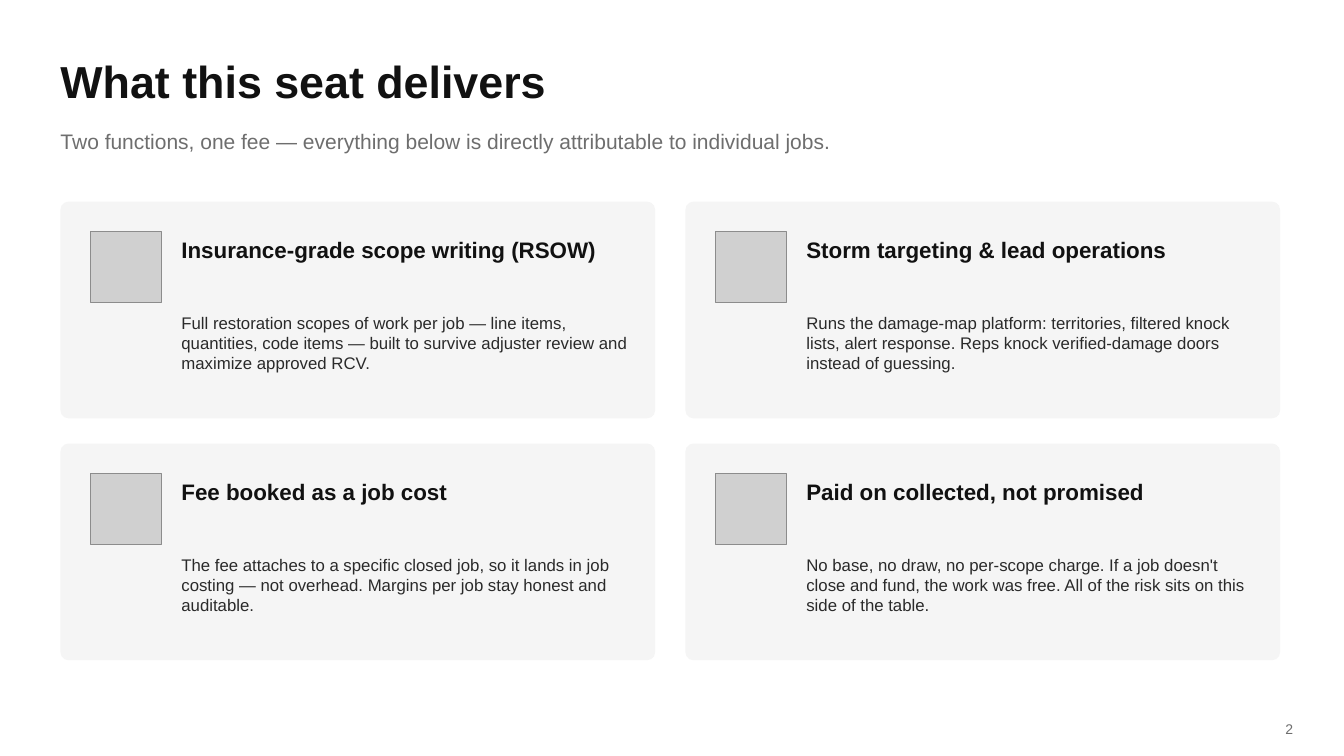
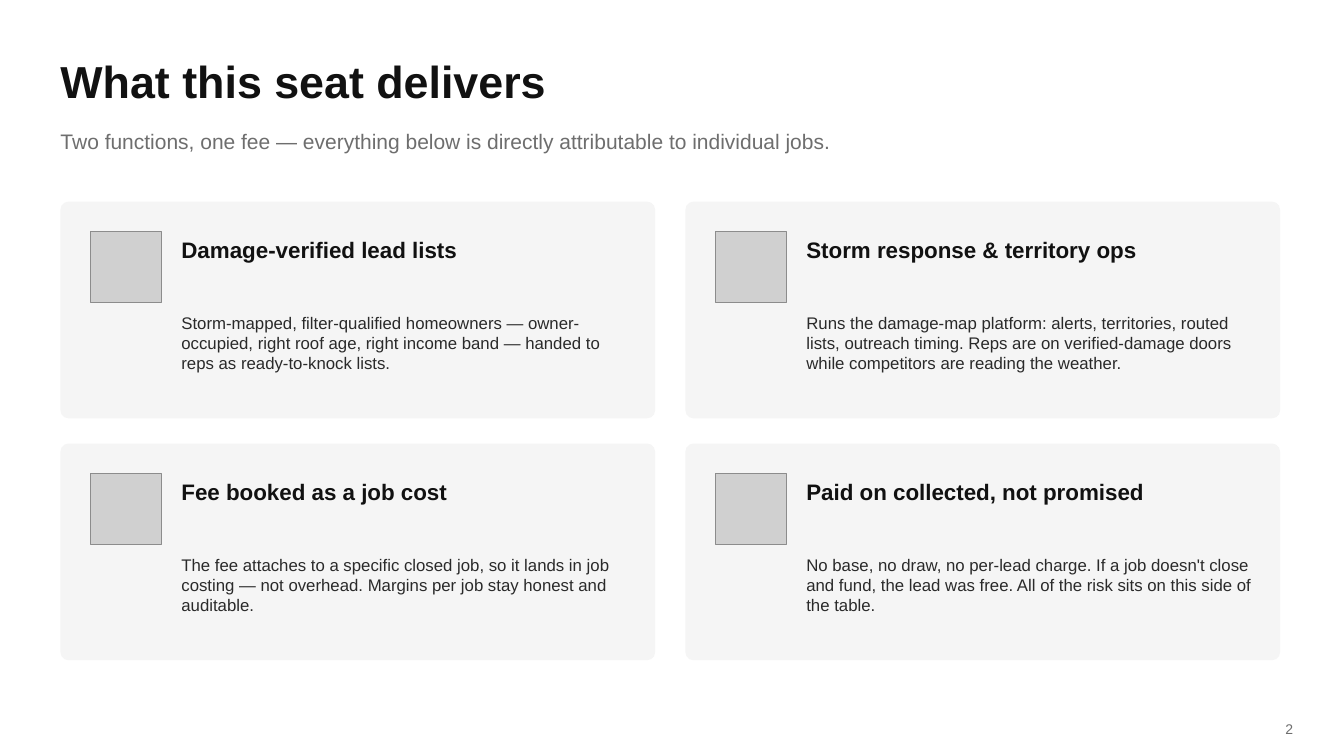
Before and after one commit to DommyD26/roofing-site-template, a slide deck: slide 2 of pitch/Commission-Plan.pptx. Drawn at 1344x756 pixels with LibreOffice and Linux fonts; fonts in the diff are those of the drawing; grey boxes stand for pictures. Boxes give left, top, right and bottom in pixels: in the first picture for what was removed or moved away, otherwise in the second. Text is boxed around its words. In the diff, an @@ line names an element or a change of style, - is before the commit and + after.

```diff
--- a/pitch/Commission-Plan.pptx
+++ b/pitch/Commission-Plan.pptx
@@ text at <box>181,241,457,263</box>: text changed @@
-Insurance-grade scope writing (RSOW)
+Damage-verified lead lists
@@ text at <box>806,241,1137,263</box>: text changed @@
-Storm targeting & lead operations
+Storm response & territory ops
@@ text at <box>181,317,600,373</box>: text changed @@
-Full restoration scopes of work per job — line items, quantities, code items — built to survive adjuster review and maximize approved RCV.
+Storm-mapped, filter-qualified homeowners — owner-occupied, right roof age, right income band — handed to reps as ready-to-knock lists.
@@ text at <box>806,317,1231,373</box>: text changed @@
-Runs the damage-map platform: territories, filtered knock lists, alert response. Reps knock verified-damage doors instead of guessing.
+Runs the damage-map platform: alerts, territories, routed lists, outreach timing. Reps are on verified-damage doors while competitors are reading the weather.
@@ text at <box>806,559,1251,611</box>: text changed @@
-No base, no draw, no per-scope charge. If a job doesn't close and fund, the work was free. All of the risk sits on this side of the table.
+No base, no draw, no per-lead charge. If a job doesn't close and fund, the lead was free. All of the risk sits on this side of the table.
```
Also in this commit, not shown: 6 other slides changed, 3 other files.
